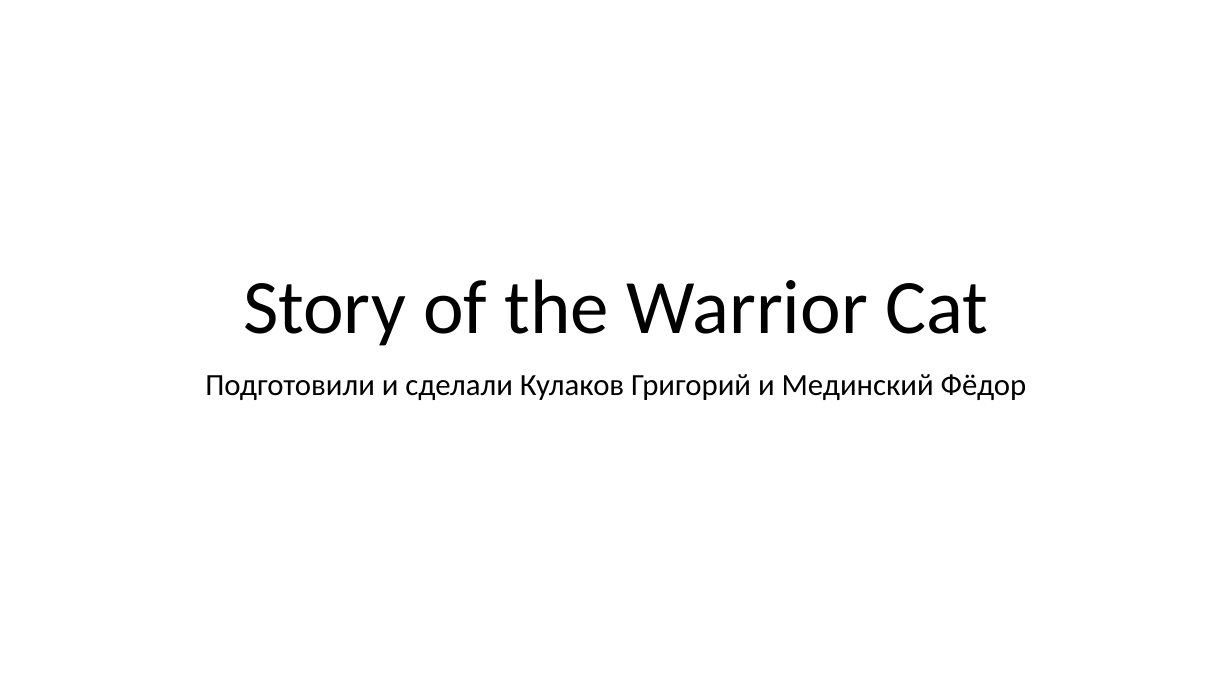
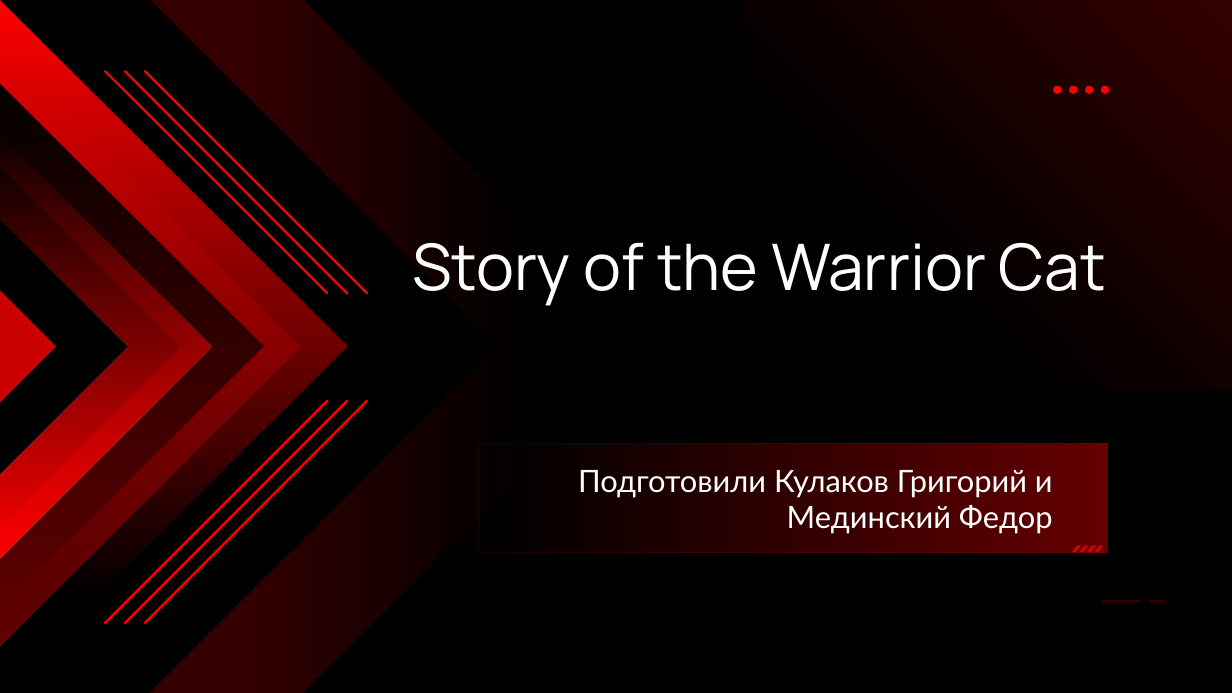
Before and after one commit to Vinipulya/The-story-of-the-Warrior-Cat, a slide deck: slide 1 of Презентация.pptx. Drawn at 1232x693 pixels with LibreOffice and Linux fonts; fonts in the diff are those of the drawing. Boxes give left, top, right and bottom in pixels: in the first picture for what was removed or moved away, otherwise in the second. Text is boxed around its words. In the diff, an @@ line names an element or a change of style, - is before the commit and + after.

```diff
--- a/Презентация.pptx
+++ b/Презентация.pptx
@@ background #FFFFFF to #000000 @@
@@ freeform shape added at [0,0,348,693], fill gradient #FE0000, outline #FE0000 1.5 pt @@
@@ freeform shape added at [149,0,651,693], fill gradient #FE0000 @@
@@ rectangle added at [743,0,1232,390], fill gradient #FE0000 @@
@@ freeform shape added at [0,46,300,646], fill gradient #FE0000 @@
@@ line added from (104, 71) to (328, 294), #FE0000 1.75 pt @@
@@ line added from (125, 71) to (348, 294), #FE0000 1.75 pt @@
@@ line added from (144, 71) to (368, 294), #FE0000 1.75 pt @@
@@ freeform shape added at [1054,86,1110,94], fill #FE0000 @@
@@ freeform shape added at [0,135,212,558], fill gradient #FE0000 @@
@@ title "Story of the Warrior Cat": place and size @@
-title "Story of the Warrior Cat" at [243,279,988,346]
+title "Story of the Warrior Cat" at [412,242,1106,306]
@@ title "Story of the Warrior Cat" at [412,242,1106,306]: size 60 to 50 pt, font Calibri to Manrope, text colour #000000 to #FFFFFF; alignment centre to right; line spacing 0.9 to 1; vertical alignment bottom to top @@
@@ freeform shape added at [0,290,56,402], fill #FE0000 at 80% opacity @@
@@ subtitle removed at [205,374,1027,400] @@
-Подготовили и сделали Кулаков Григорий и Мединский Фёдор
@@ line added from (104, 624) to (328, 400), #FE0000 1.75 pt @@
@@ line added from (125, 624) to (348, 400), #FE0000 1.75 pt @@
@@ line added from (144, 624) to (368, 400), #FE0000 1.75 pt @@
@@ text added at [479,444,1108,552], fill gradient #FE0000, outline #FE0000 0.75 pt, 24 pt, text #FFFFFF @@
+Подготовили Кулаков Григорий и Мединский Федор
@@ freeform shape added at [1072,545,1104,553], fill #FE0000 at 70% opacity @@
@@ line added from (1092, 602) to (469, 602), #FE0000 2 pt @@
@@ line added from (1140, 602) to (1104, 602), #FE0000 2 pt @@
@@ line added from (1164, 602) to (1151, 602), #FE0000 2 pt @@
```
Also in this commit, not shown: 4 other slides changed, 2 slides added, 2 slides removed, 1 other file.
